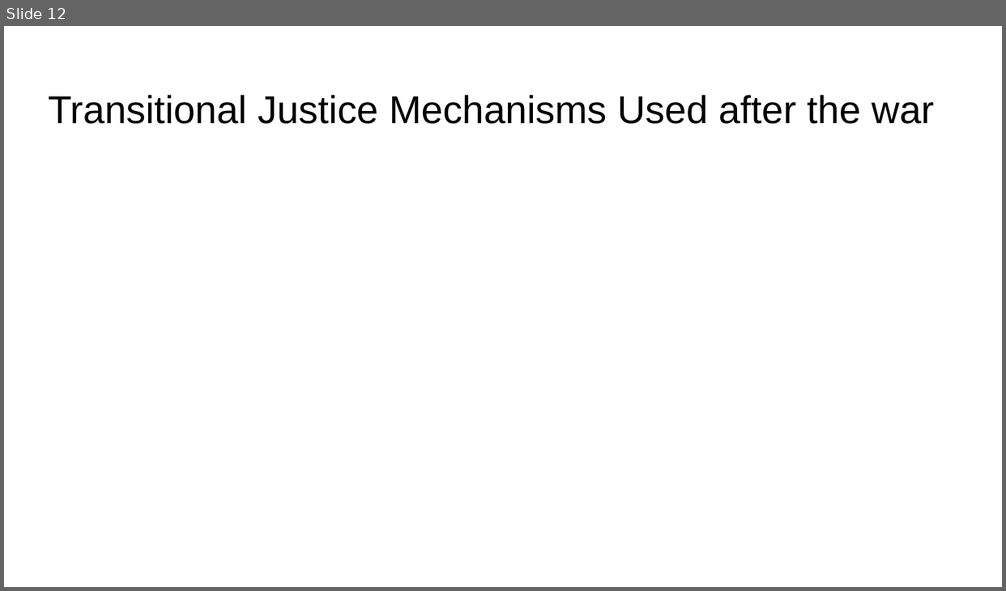
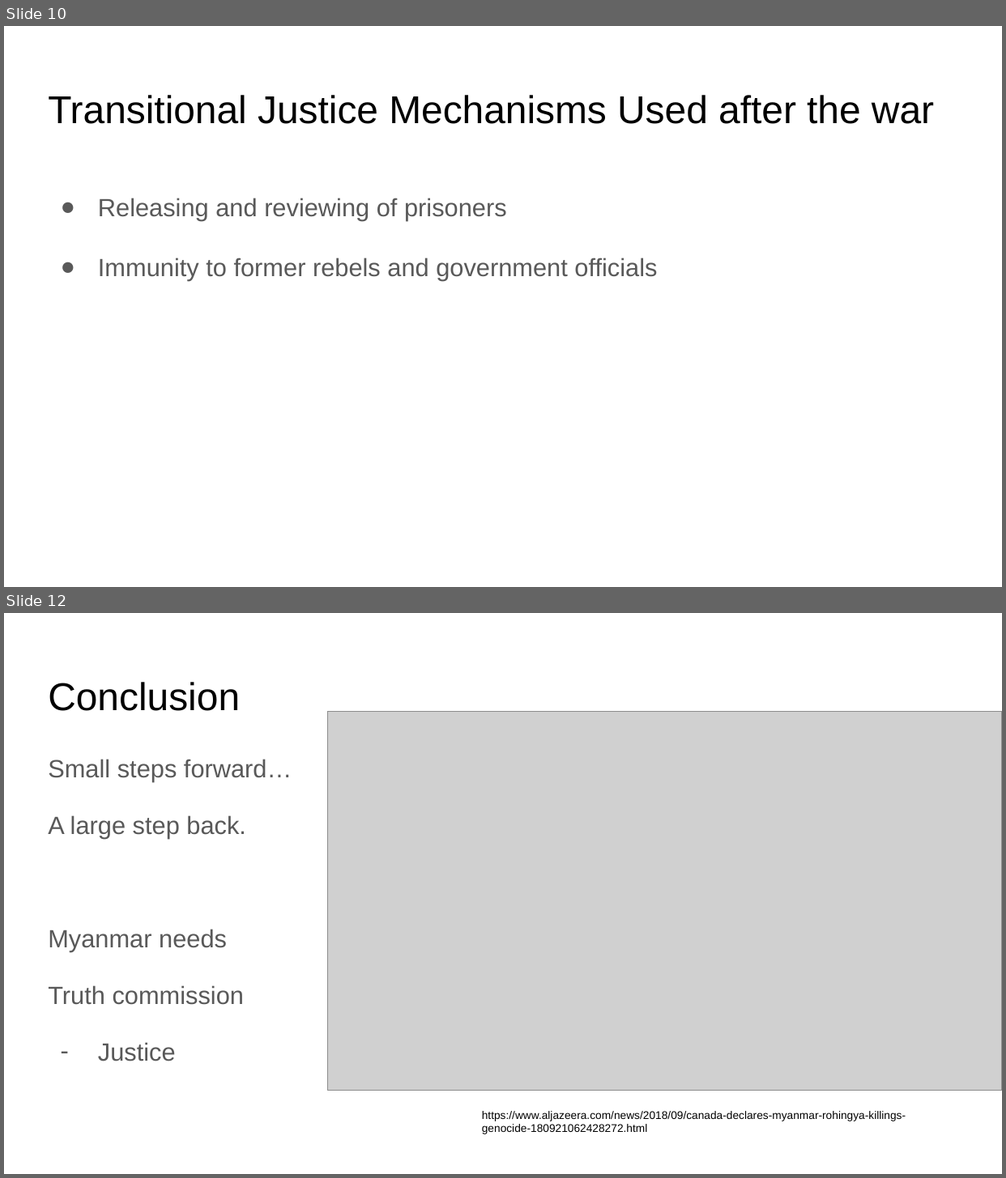
Before and after one commit to arkelf/finalproject, a slide deck: Myanmar presentation.pptx. Shown one above the other, each under a label of ours: slide 12 before the commit, slides 10 and 12 after it; the slides between them are not shown. The pictures are 1006x591 and 1006x1178 pixels, drawn with LibreOffice and Linux fonts; fonts in the diff are those of the drawing; grey boxes stand for pictures. Boxes give left, top, right and bottom in pixels: in the first picture for what was removed or moved away, otherwise in the second. Text is boxed around its words. In the diff, an @@ line names an element or a change of style, - is before the commit and + after.

```diff
--- a/Myanmar presentation.pptx
+++ b/Myanmar presentation.pptx
@@ slide 12 added at bbox=[4, 613, 1002, 1174], background #FFFFFF @@
@@ title added at bbox=[48, 682, 240, 711], 28 pt, text #000000 @@
+Conclusion
@@ picture added at bbox=[327, 712, 1002, 1091] @@
@@ text added at bbox=[48, 759, 292, 1062], 18 pt, text #595959 @@
+Small steps forward…
+A large step back.
+Myanmar needs
+Truth commission
+– Justice
@@ text added at bbox=[482, 1111, 906, 1135], 8 pt, text #000000 @@
+https://www.aljazeera.com/news/2018/09/canada-declares-myanmar-rohingya-killings-genocide-180921062428272.html
@@ what was slide 12 is now slide 10 @@
@@ slide 10 changed as well @@
@@ text added at bbox=[98, 198, 657, 280], 18 pt, text #595959 @@
+● Releasing and reviewing of prisoners
+● Immunity to former rebels and government officials
```
Also in this commit, not shown: 3 other slides changed, 12 other slides added, 11 slides removed.
